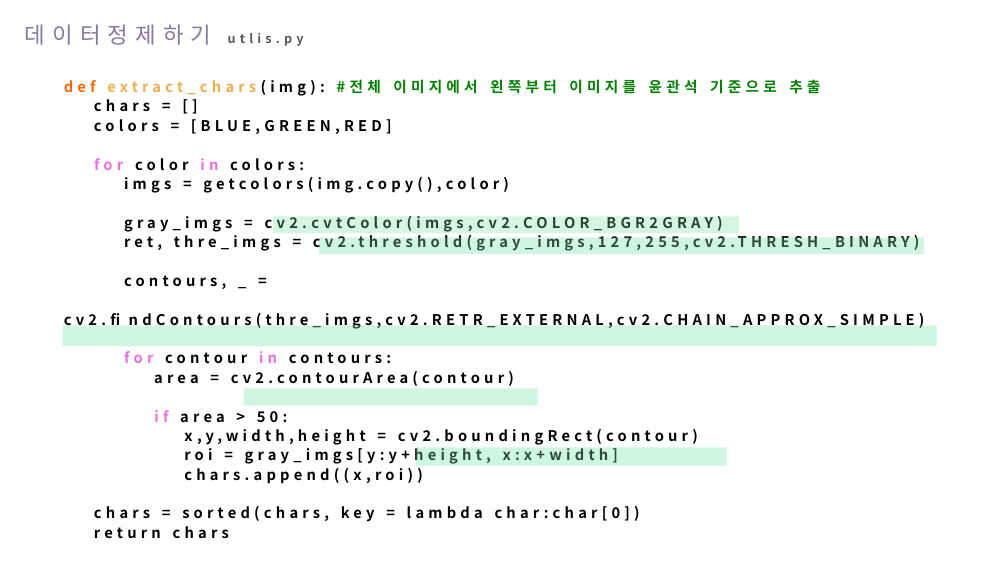
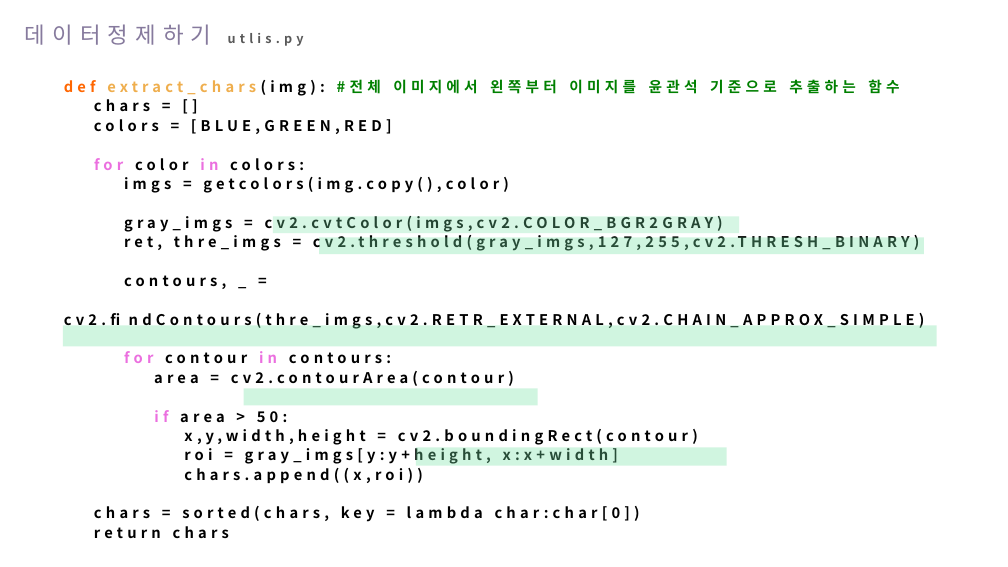
Before and after one commit to hanYijin/portfolio_2021, a slide deck: slide 9 of python데이터 분석과 이미지처리.pptx. Drawn at 1008x567 pixels with LibreOffice and Linux fonts; fonts in the diff are those of the drawing. Boxes give left, top, right and bottom in pixels: in the first picture for what was removed or moved away, otherwise in the second. Text is boxed around its words. In the diff, an @@ line names an element or a change of style, - is before the commit and + after.

```diff
--- a/python데이터 분석과 이미지처리.pptx
+++ b/python데이터 분석과 이미지처리.pptx
@@ text at bbox=[64, 79, 899, 96]: text changed @@
-def extract_chars(img): #전체 이미지에서 왼쪽부터 이미지를 윤관석 기준으로 추출
+def extract_chars(img): #전체 이미지에서 왼쪽부터 이미지를 윤관석 기준으로 추출하는 함수
```
Also in this commit, not shown: 11 other slides changed, 14 other files.
